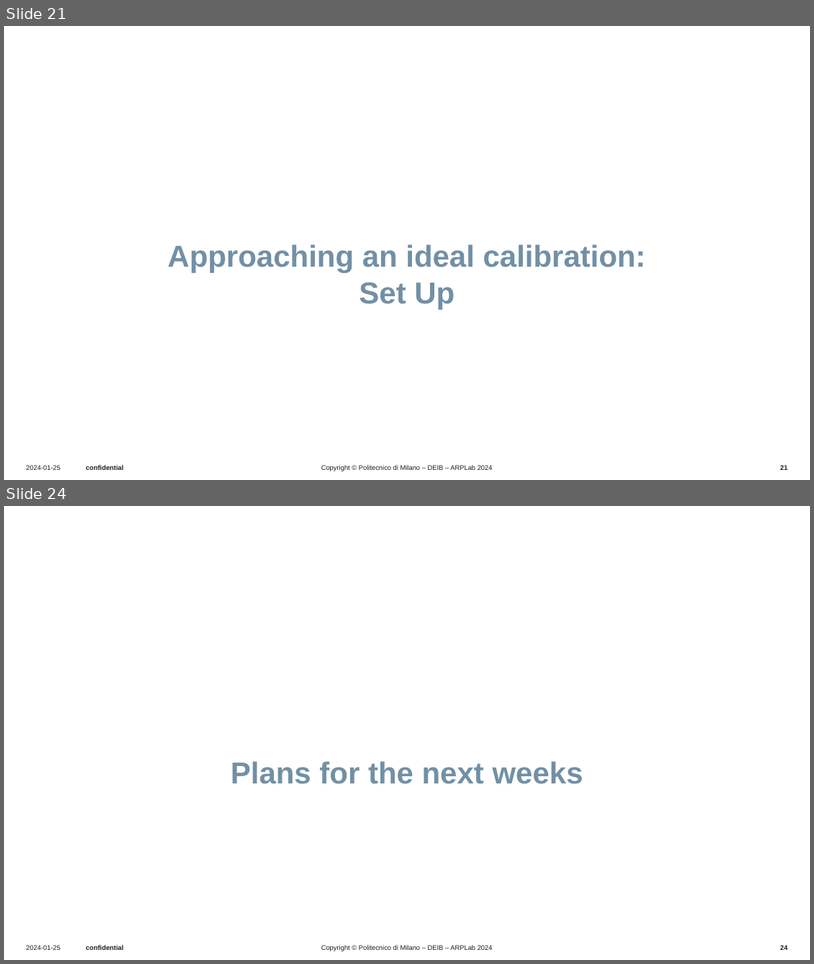
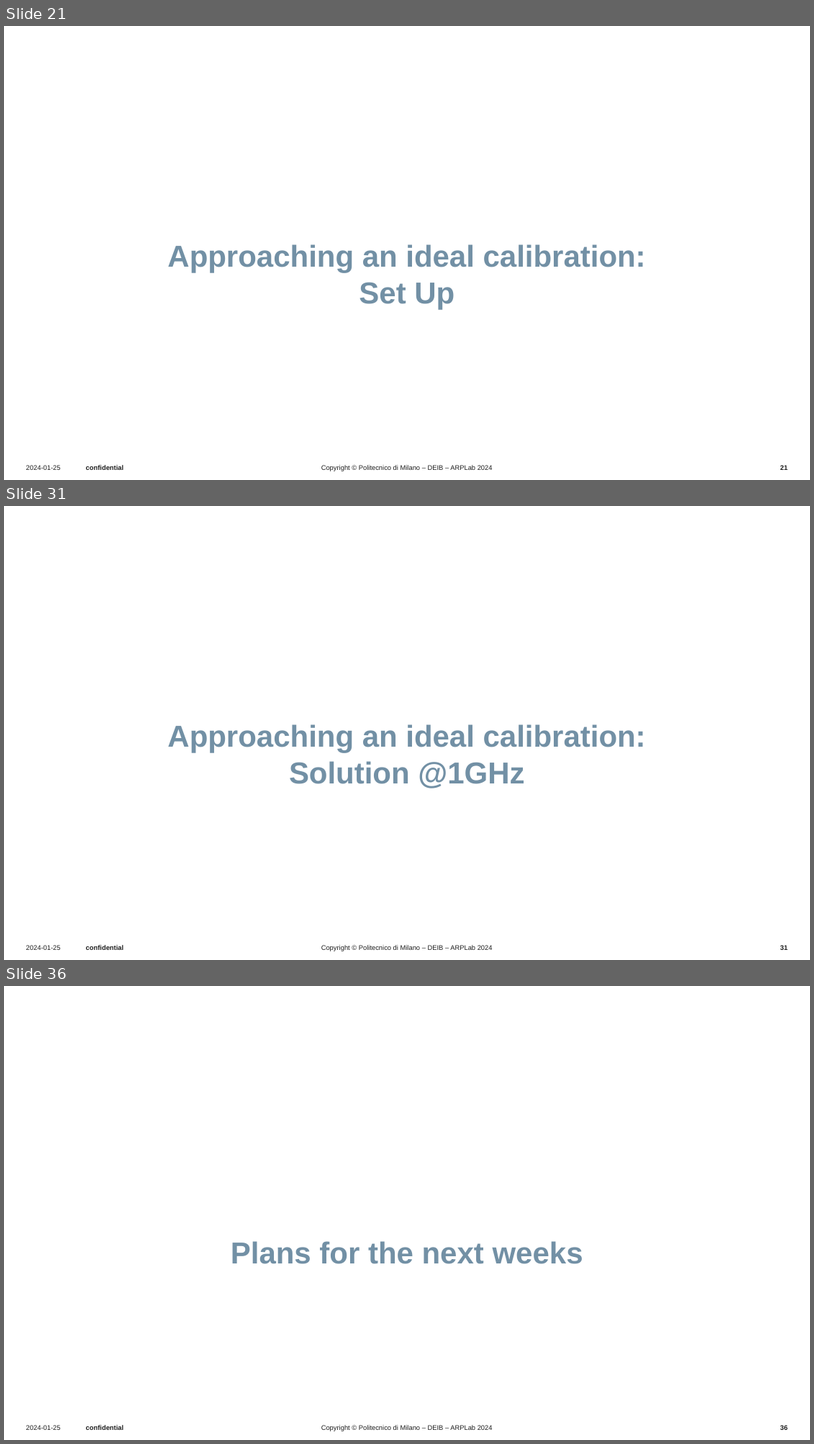
Before and after one commit to UseProxy305/thesisWork, a slide deck: Presentations/presentation5_4_sep/20250904_bi.pptx. Shown one above the other, each under a label of ours: slides 21 and 24 before the commit, slides 21, 31 and 36 after it; the slides between them are not shown. The pictures are 814x964 and 814x1444 pixels, drawn with LibreOffice and Linux fonts; fonts in the diff are those of the drawing; background and template pictures are left out. Boxes give left, top, right and bottom in pixels: in the first picture for what was removed or moved away, otherwise in the second. Text is boxed around its words. In the diff, an @@ line names an element or a change of style, - is before the commit and + after.

```diff
--- a/Presentations/presentation5_4_sep/20250904_bi.pptx
+++ b/Presentations/presentation5_4_sep/20250904_bi.pptx
@@ slide 31 added at [4,506,810,960], background #FFFFFF; not listed: 4 template elements that a slide beside it also shows @@
@@ title added at [167,724,646,788], 36 pt, text #7290A5, bold @@
+Approaching an ideal calibration:
+Solution @1GHz
@@ what was slide 24 is now slide 36 @@
@@ page number at [781,1424,788,1431]: text changed @@
-24
+36
```
Also in this commit, not shown: 3 slides changed, 11 other slides added, 9 other files.
